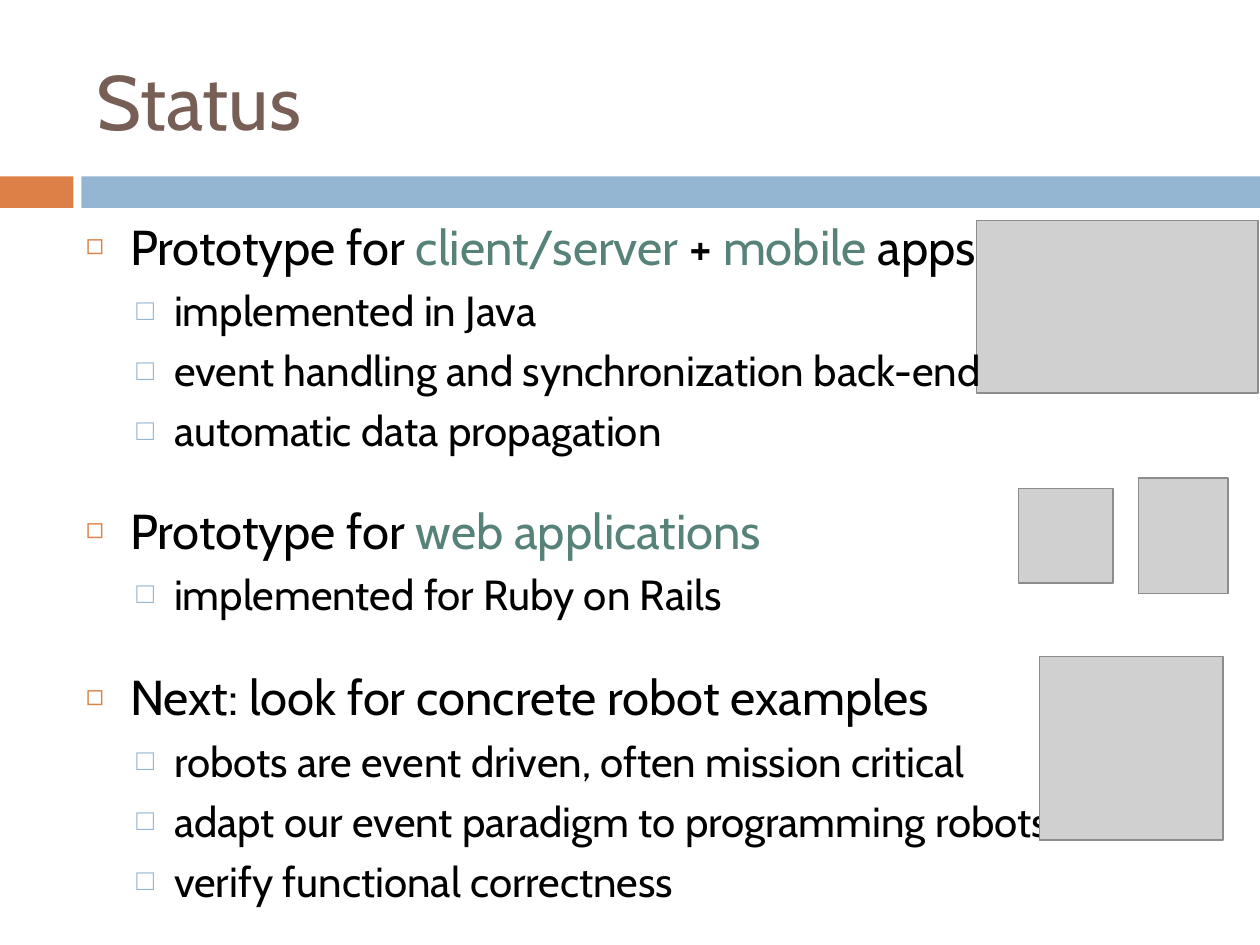
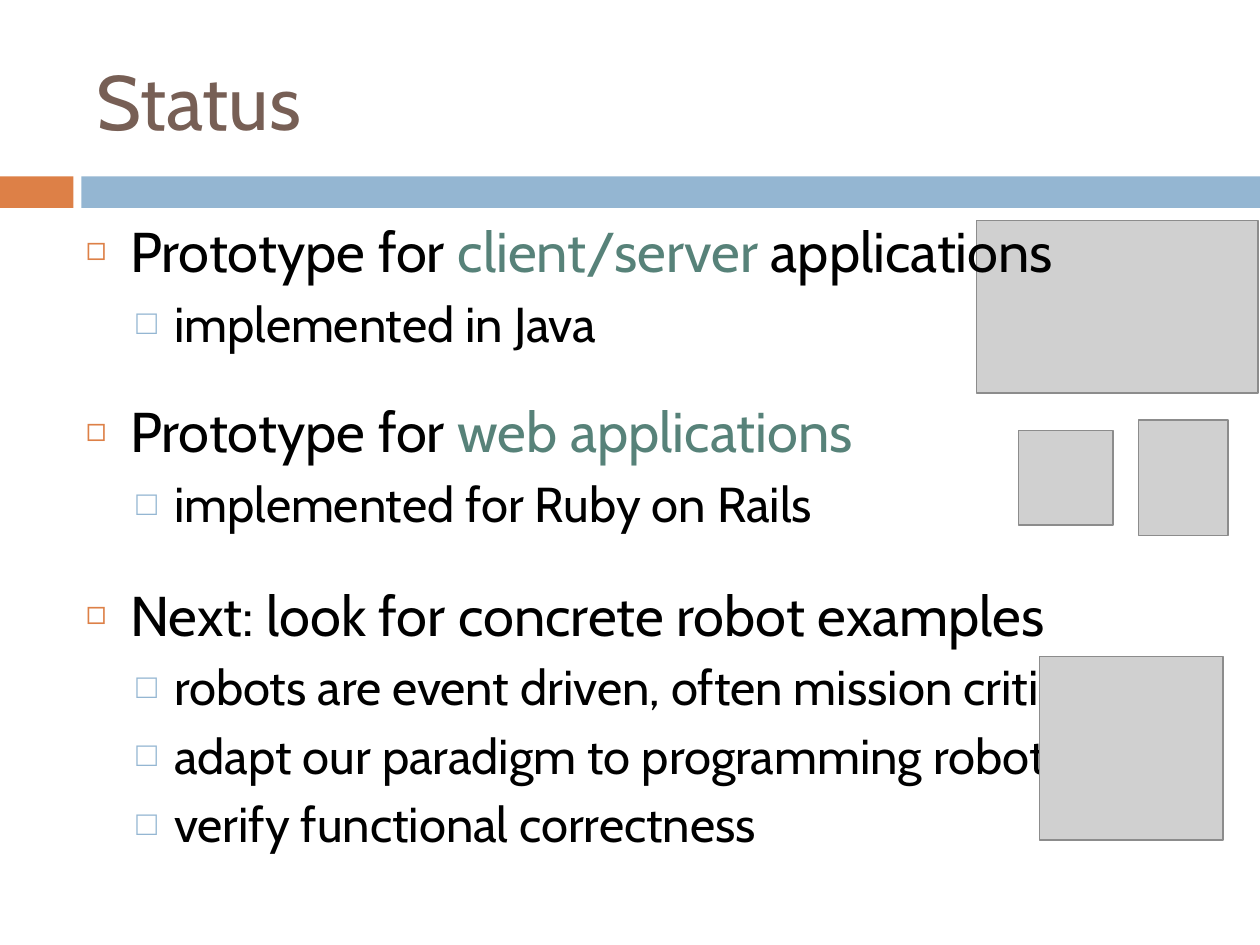
Before and after one commit to webguru412/React-Robots, a slide deck: slide 19 of talks/ppr-13-11-25.pptx (slide 15 before the commit). Drawn at 1260x945 pixels with LibreOffice and Linux fonts; fonts in the diff are those of the drawing; grey boxes stand for pictures. Boxes give left, top, right and bottom in pixels: in the first picture for what was removed or moved away, otherwise in the second. Text is boxed around its words. In the diff, an @@ line names an element or a change of style, - is before the commit and + after.

```diff
--- a/talks/ppr-13-11-25.pptx
+++ b/talks/ppr-13-11-25.pptx
@@ text at [130, 224, 1053, 284]: text changed; size 28 to 32 pt; text colour #578279 to #000000 @@
-◻ Prototype for client/server + mobile apps
+◻ Prototype for client/server applications
@@ text at [130, 305, 1096, 854]: size 24 to 28 pt in "implemented in Java", "implemented for Ruby on Rails", "robots are event driven, often mission critical", "verify functional correctness"; size 28 to 32 pt in "Prototype for web applications", "Next: look for concrete robot examples" @@
@@ text at [174, 351, 981, 456]: paragraphs removed @@
-  □ event handling and synchronization back-end
-  □ automatic data propagation
@@ picture: place and size @@
-picture at [1018, 489, 1113, 583]
+picture at [1018, 431, 1113, 525]
@@ picture: place and size @@
-picture at [1139, 478, 1228, 593]
+picture at [1139, 420, 1228, 536]
@@ text at [174, 733, 1066, 785]: text changed; size 24 to 28 pt @@
-  □ adapt our event paradigm to programming robots
+  □ adapt our paradigm to programming robots
```
Also in this commit, not shown: 6 other slides changed, 5 slides added, 2 slides removed, 3 other files.
